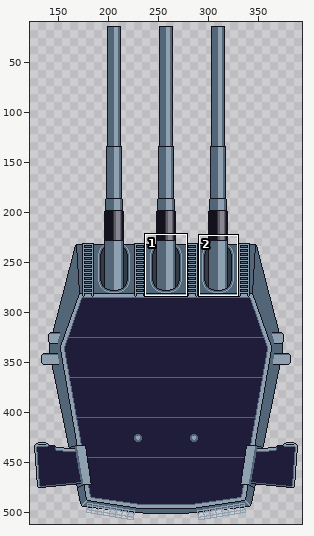
Edited in one commit: pixel-art file (Assets/406mmMk7.aseprite). The picture above shows the old version from afar; the outline marks the close-up.
Close-up. Before:
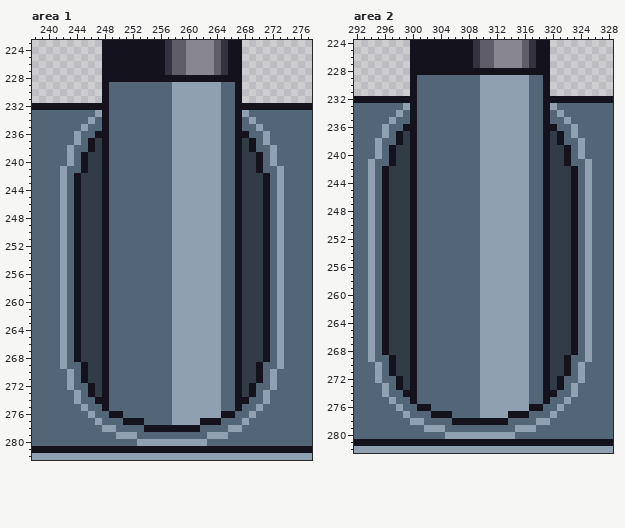
512x512 pixels, 1 frame. Shown: area 1: x 238..277, y 223..282; area 2: x 292..328, y 224..282. The wide view leaves out empty margins. The commit also changed other parts of the picture, which this record leaves out.
The same view after the edit:
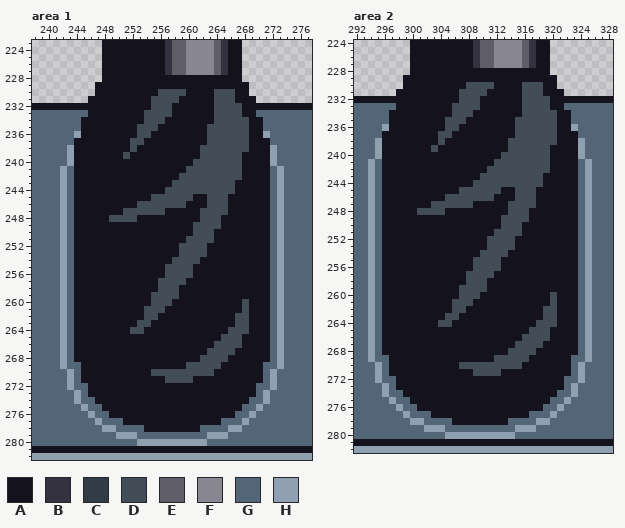
Palette (. is transparent): A #14131d  B #343240  C #313c46  D #424d57  E #5e5d68  F #888791  G #536677  H #8fa1b1
The exact change:
layer "Layer 5" added
Changed rows in their new state; - is an unchanged pixel.
Area 1, layer "Layer 5":
first column x 244:
229 ---A-AAAAAAAAAAAAAAAAAA-A---
230 ---A-AAAAAAADDDDAAAADDD-A---
231 --AA-AAAAAADDDDAAAAADDD-AA--
232 -----AAAAAADDDAAAAAADDDD----
233 --AA-AAAAADDDDAAAAAADDDDAA--
234 -AAA-AAAAADDDAAAAAAADDDDDAA-
235 -AAA-AAAADDDAAAAAAADDDDDDAA-
236 -AA--AAAADDAAAAAAAADDDDDDAA-
237 AA-A-AAADDAAAAAAAAADDDDDD-AA
238 AA-A-AAADAAAAAAAAADDDDDDD-AA
239 A-AA-AADAAAAAAAAAADDDDDDAA-A
240 A-AA-AAAAAAAAAAAADDDDDDDAA-A
241 A-AA-AAAAAAAAAAADDDDDDDDAA-A
242 -AAA-AAAAAAAAAADDDDDDDDDAAA-
243 -AAA-AAAAAAAAADDDDDDDDD-AAA-
244 -AAA-AAAAAAAADDDDDDDDDD-AAA-
245 -AAA-AAAAAADDDDDDAADDDA-AAA-
246 -AAA-AAAADDDDDDDAAADDDA-AAA-
247 -AAA-AADDDDDDAAAAADDDDA-AAA-
248 -AAA-DDDDAAAAAAAAADDDAA-AAA-
249 -AAA-AAAAAAAAAAAADDDDAA-AAA-
250 -AAA-AAAAAAAAAAAADDDAAA-AAA-
251 -AAA-AAAAAAAAAAADDDDAAA-AAA-
252 -AAA-AAAAAAAAAADDDDAAAA-AAA-
253 -AAA-AAAAAAAAAADDDDAAAA-AAA-
254 -AAA-AAAAAAAAADDDDAAAAA-AAA-
255 -AAA-AAAAAAAADDDDAAAAAA-AAA-
256 -AAA-AAAAAAAADDDDAAAAAA-AAA-
257 -AAA-AAAAAAADDDDAAAAAAA-AAA-
258 -AAA-AAAAAAADDDAAAAAAAA-AAA-
259 -AAA-AAAAAADDDDAAAAAAAA-AAA-
260 -AAA-AAAAAADDDAAAAAAAAA-DAA-
261 -AAA-AAAAADDDAAAAAAAAAA-DAA-
262 -AAA-AAAAADDAAAAAAAAAAADDAA-
263 -AAA-AAAADDAAAAAAAAAAAADDAA-
264 -AAA-AAADDAAAAAAAAAAAADDDAA-
265 -AAA-AAAAAAAAAAAAAAAADDDAAA-
266 -AAA-AAAAAAAAAAAAAAADDDDAAA-
267 -AAA-AAAAAAAAAAAAAADDDD-AAA-
268 -AAA-AAAAAAAAAAAAADDDDA-AAA-
269 --AA-AAAAAAAAAAADDDDDAA-AA--
270 --AA-AAAAAADDDDDDDDDAAA-AA--
271 --AA-AAAAAAAADDDDAAAAAA-AA--
272 ---A-AAAAAAAAAAAAAAAAAA-A---
273 ---A-AAAAAAAAAAAAAAAAAA-A---
274 -----AAAAAAAAAAAAAAAAAA-----
275 -----AAAAAAAAAAAAAAAAAA-----
276 -------AAAAAAAAAAAAAA-------
277 ----------AAAAAAAA----------
Area 2, layer "Layer 5":
first column x 296:
229 ---A-AAAAAAAAAAAAAAAAAA-A---
230 ---A-AAAAAAADDDDAAAADDD-A---
231 --AA-AAAAAADDDDAAAAADDD-AA--
232 -----AAAAAADDDAAAAAADDDD----
233 --AA-AAAAADDDDAAAAAADDDDAA--
234 -AAA-AAAAADDDAAAAAAADDDDDAA-
235 -AAA-AAAADDDAAAAAAADDDDDDAA-
236 -AA--AAAADDAAAAAAAADDDDDDAA-
237 AA-A-AAADDAAAAAAAAADDDDDD-AA
238 AA-A-AAADAAAAAAAAADDDDDDD-AA
239 A-AA-AADAAAAAAAAAADDDDDDAA-A
240 A-AA-AAAAAAAAAAAADDDDDDDAA-A
241 A-AA-AAAAAAAAAAADDDDDDDDAA-A
242 -AAA-AAAAAAAAAADDDDDDDDDAAA-
243 -AAA-AAAAAAAAADDDDDDDDD-AAA-
244 -AAA-AAAAAAAADDDDDDDDDD-AAA-
245 -AAA-AAAAAADDDDDDAADDDA-AAA-
246 -AAA-AAAADDDDDDDAAADDDA-AAA-
247 -AAA-AADDDDDDAAAAADDDDA-AAA-
248 -AAA-DDDDAAAAAAAAADDDAA-AAA-
249 -AAA-AAAAAAAAAAAADDDDAA-AAA-
250 -AAA-AAAAAAAAAAAADDDAAA-AAA-
251 -AAA-AAAAAAAAAAADDDDAAA-AAA-
252 -AAA-AAAAAAAAAADDDDAAAA-AAA-
253 -AAA-AAAAAAAAAADDDDAAAA-AAA-
254 -AAA-AAAAAAAAADDDDAAAAA-AAA-
255 -AAA-AAAAAAAADDDDAAAAAA-AAA-
256 -AAA-AAAAAAAADDDDAAAAAA-AAA-
257 -AAA-AAAAAAADDDDAAAAAAA-AAA-
258 -AAA-AAAAAAADDDAAAAAAAA-AAA-
259 -AAA-AAAAAADDDDAAAAAAAA-AAA-
260 -AAA-AAAAAADDDAAAAAAAAA-DAA-
261 -AAA-AAAAADDDAAAAAAAAAA-DAA-
262 -AAA-AAAAADDAAAAAAAAAAADDAA-
263 -AAA-AAAADDAAAAAAAAAAAADDAA-
264 -AAA-AAADDAAAAAAAAAAAADDDAA-
265 -AAA-AAAAAAAAAAAAAAAADDDAAA-
266 -AAA-AAAAAAAAAAAAAAADDDDAAA-
267 -AAA-AAAAAAAAAAAAAADDDD-AAA-
268 -AAA-AAAAAAAAAAAAADDDDA-AAA-
269 --AA-AAAAAAAAAAADDDDDAA-AA--
270 --AA-AAAAAADDDDDDDDDAAA-AA--
271 --AA-AAAAAAAADDDDAAAAAA-AA--
272 ---A-AAAAAAAAAAAAAAAAAA-A---
273 ---A-AAAAAAAAAAAAAAAAAA-A---
274 -----AAAAAAAAAAAAAAAAAA-----
275 -----AAAAAAAAAAAAAAAAAA-----
276 -------AAAAAAAAAAAAAA-------
277 ----------AAAAAAAA----------
